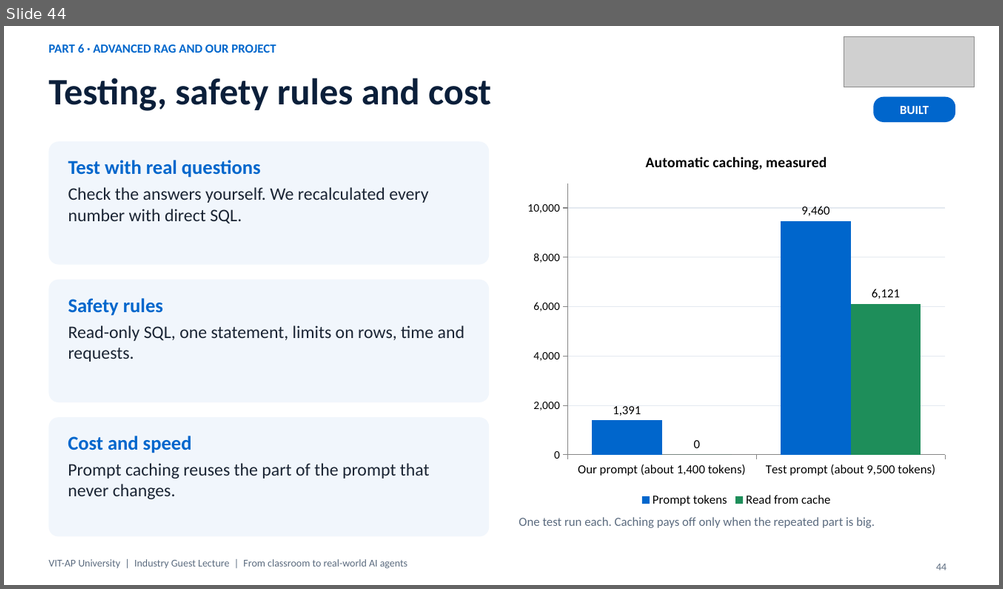
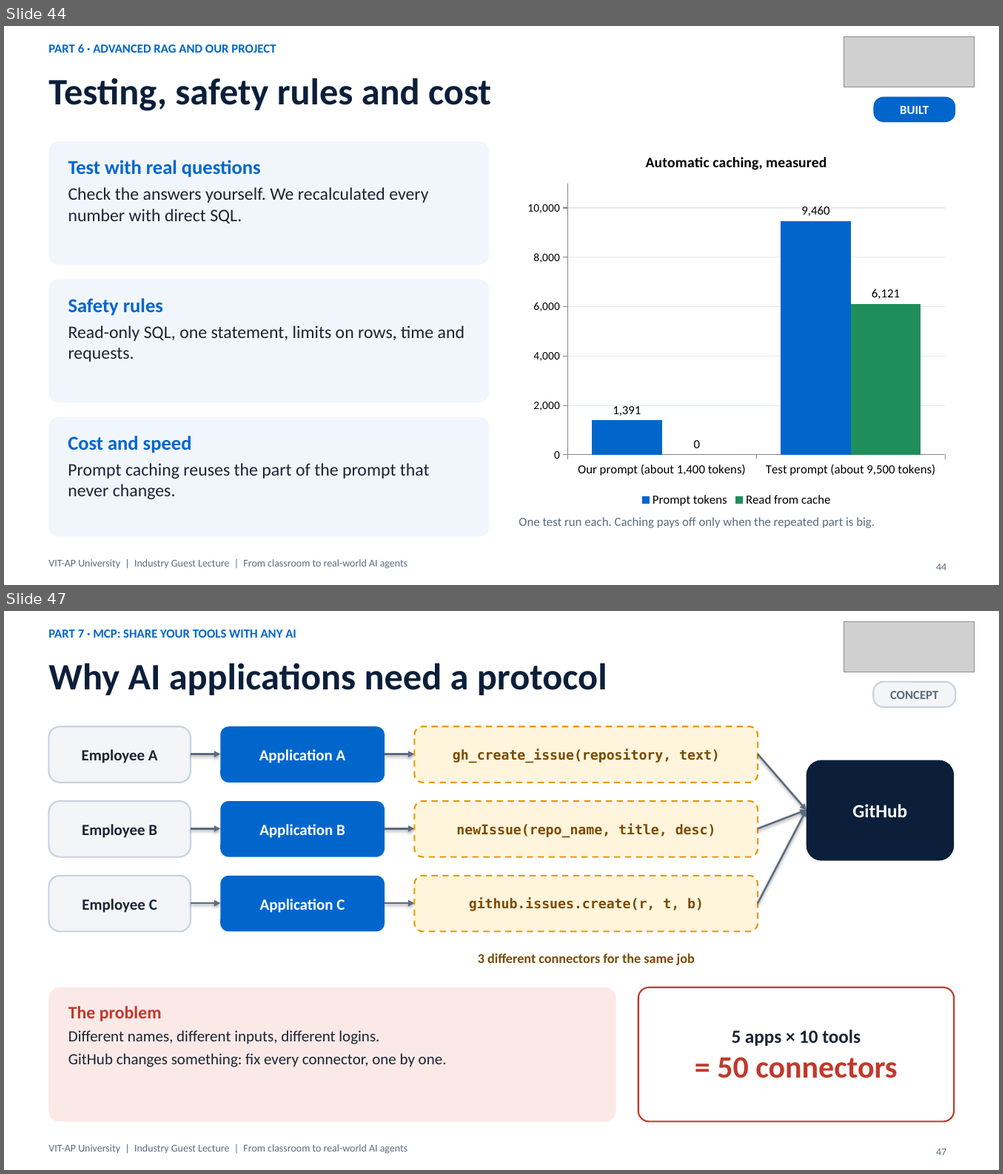
Before and after one commit to nareshroyalc/Demo, a slide deck: deck/VIT-AP_AI_Webinar.pptx. Shown one above the other, each under a label of ours: slide 44 before the commit, slides 44 and 47 after it; the slides between them are not shown. The pictures are 1003x589 and 1003x1174 pixels, drawn with LibreOffice and Linux fonts; fonts in the diff are those of the drawing; grey boxes stand for pictures. Boxes give left, top, right and bottom in pixels: in the first picture for what was removed or moved away, otherwise in the second. Text is boxed around its words. In the diff, an @@ line names an element or a change of style, - is before the commit and + after.

Commit message:
Deck: Part 7 explains protocol, why, MCP, client and server, then our server (70 slides)

```diff
--- a/deck/VIT-AP_AI_Webinar.pptx
+++ b/deck/VIT-AP_AI_Webinar.pptx
@@ slide 47 added at box(4, 611, 999, 1170), background #FFFFFF @@
@@ text added at box(48, 629, 296, 638), 12 pt, text #0066CC, bold @@
+PART 7 · MCP: SHARE YOUR TOOLS WITH ANY AI
@@ picture added at box(843, 621, 974, 672) @@
@@ title added at box(48, 663, 607, 695), 36 pt, text #0B1F3A, bold @@
+Why AI applications need a protocol
@@ rounded rectangle added at box(874, 682, 956, 707), fill #F3F5F8, outline #C9D2DF 1.5 pt, 12 pt, text #5B6B7F, bold @@
+CONCEPT
@@ rounded rectangle added at box(48, 726, 190, 783), fill #F3F5F8, outline #C9D2DF 1.5 pt, 15 pt, text #1A2433, bold @@
+Employee A
@@ rounded rectangle added at box(220, 726, 384, 783), fill #0066CC, 15 pt, text #FFFFFF, bold @@
+Application A
@@ rounded rectangle added at box(415, 726, 757, 783), fill #FFF4DC, outline #E39A00 1.5 pt dashed, 13 pt, text #7A4B00, bold @@
+gh_create_issue(repository, text)
@@ arrow added from (190, 755) to (220, 755), #5B6B7F 1.75 pt @@
@@ arrow added from (384, 755) to (415, 755), #5B6B7F 1.75 pt @@
@@ arrow added from (757, 755) to (806, 810), #5B6B7F 1.75 pt @@
@@ rounded rectangle added at box(806, 760, 954, 861), fill #0B1F3A, 18 pt, text #FFFFFF, bold @@
+GitHub
@@ rounded rectangle added at box(48, 801, 190, 857), fill #F3F5F8, outline #C9D2DF 1.5 pt, 15 pt, text #1A2433, bold @@
+Employee B
@@ rounded rectangle added at box(220, 801, 384, 857), fill #0066CC, 15 pt, text #FFFFFF, bold @@
+Application B
@@ rounded rectangle added at box(415, 801, 757, 857), fill #FFF4DC, outline #E39A00 1.5 pt dashed, 13 pt, text #7A4B00, bold @@
+newIssue(repo_name, title, desc)
@@ arrow added from (757, 829) to (806, 810), #5B6B7F 1.75 pt @@
@@ arrow added from (757, 903) to (806, 810), #5B6B7F 1.75 pt @@
@@ arrow added from (190, 829) to (220, 829), #5B6B7F 1.75 pt @@
@@ arrow added from (384, 829) to (415, 829), #5B6B7F 1.75 pt @@
@@ rounded rectangle added at box(48, 876, 190, 932), fill #F3F5F8, outline #C9D2DF 1.5 pt, 15 pt, text #1A2433, bold @@
+Employee C
@@ rounded rectangle added at box(220, 876, 384, 932), fill #0066CC, 15 pt, text #FFFFFF, bold @@
+Application C
@@ rounded rectangle added at box(415, 876, 757, 932), fill #FFF4DC, outline #E39A00 1.5 pt dashed, 13 pt, text #7A4B00, bold @@
+github.issues.create(r, t, b)
@@ arrow added from (190, 903) to (220, 903), #5B6B7F 1.75 pt @@
@@ arrow added from (384, 903) to (415, 903), #5B6B7F 1.75 pt @@
@@ text added at box(478, 954, 694, 965), 13 pt, text #7A4B00, bold @@
+3 different connectors for the same job
@@ rounded rectangle added at box(48, 988, 616, 1122), fill #FBE9E7, 15 pt, text #1A2433 @@
+The problem
+Different names, different inputs, different logins.
+GitHub changes something: fix every connector, one by one.
@@ rounded rectangle added at box(638, 988, 954, 1122), fill #FFFFFF, outline #C0392B 1.5 pt, 18 pt, text #1A2433, bold @@
+5 apps × 10 tools
+= 50 connectors
@@ text added at box(48, 1145, 407, 1154), 10 pt, text #5B6B7F @@
+VIT-AP University | Industry Guest Lecture | From classroom to real-world AI agents
@@ page number added at box(936, 1149, 946, 1156), 10 pt, text #5B6B7F @@
+47
```
Also in this commit, not shown: 1 slide changed, 4 other slides added, 1 slide removed, 3 other files.
